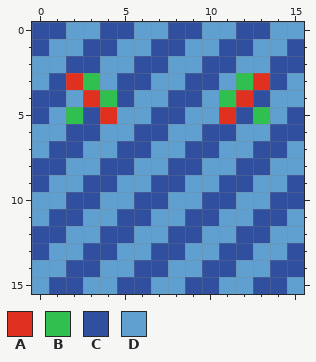
Edited in one commit: pixel-art file (tests/fixtures/draw/image.aseprite). The first picture shows the starting point.
16x16 pixels, 1 frame.
Visible layers, top first: "symmetry-horizontal", "semi-simple", "semi-alpha-compositing-opacity", "off-right-bottom", "off-left-top", "odd-3x3", "mask-rect", "even-4x2", "even-2x4".
Palette (. is transparent): A #e03020  B #30c050  C #30509f  D #60a0d0
Pixels before, first column x 0:
 0 CCDDCCDDCCDDCCDD
 1 CDDCCDDCCDDCCDDC
 2 DDCCDDCCDDCCDDCC
 3 DCABDCCDDCCDBACD
 4 CCDABCDDCCDBACDD
 5 CDBCADDCCDDACBDC
 6 DDCCDDCCDDCCDDCC
 7 DCCDDCCDDCCDDCCD
 8 CCDDCCDDCCDDCCDD
 9 CDDCCDDCCDDCCDDC
10 DDCCDDCCDDCCDDCC
11 DCCDDCCDDCCDDCCD
12 CCDDCCDDCCDDCCDD
13 CDDCCDDCCDDCCDDC
14 DDCCDDCCDDCCDDCC
15 DCCDDCCDDCCDDCCD
And afterwards:
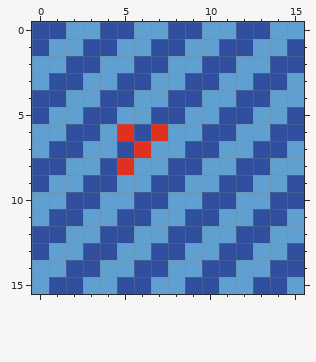
Author's note on the commit: Build the image-brush mask from alpha so alpha-0 pixels are skipped Add an Aseprite golden for the simple ink.
Edits made:
layer "zero-alpha-colour-skipped" added
Changed rows in their new state; - is an unchanged pixel.
Layer "zero-alpha-colour-skipped":
first column x 2:
 3 CD--------DC
 4 -DC------DC-
 5 D-C------C-D
 6 ---A-A------
 7 ----A-------
 8 ---A--------
Pixel boxes of the changes (left, top, right, bottom) in both pictures:
changed: (66, 73, 270, 175)
